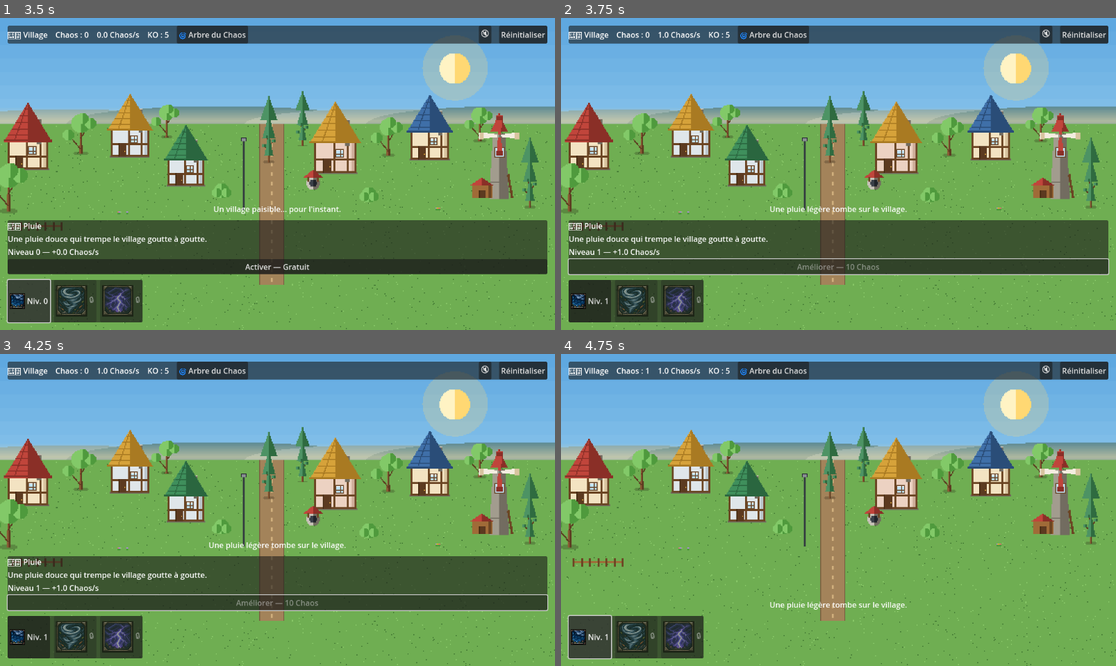
Above: before the commit, frames 1-4 (two rows, left to right).
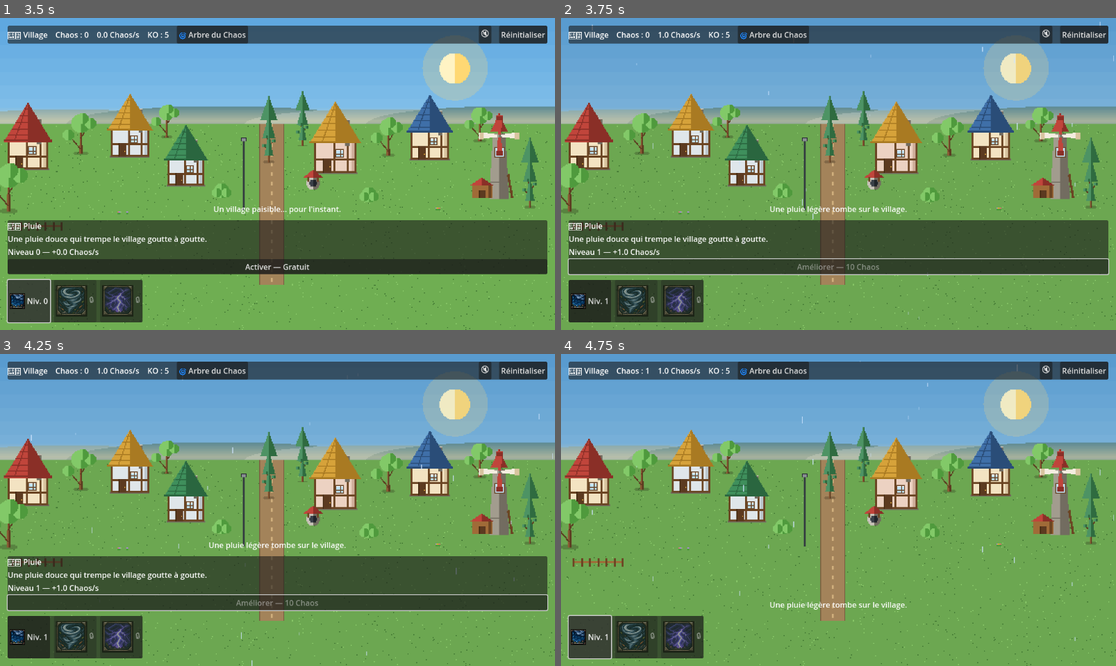
Above: after the commit, the same moments.

Repository: juanrobin09-stack/incrementale-godot
Game: Godot game, scene res://scenes/main.tscn
The game is run twice, just before and just after one commit, with the same random seed, the same clock (stepped at 60 frames per second) and the same inputs.
Inputs:
- Up to frame 1 (3.5 s): click "🌀 Arbre du Chaos" at 0.5 s; click "🔇" at 1.25 s; click "Réinitialiser" at 2 s; click "Niv. 0" at 2.75 s
- Up to frame 2 (3.75 s): click "Activer — Gratuit" at 3.5 s
- Up to frame 3 (4.25 s): no input
- Up to frame 4 (4.75 s): click "Niv. 1" at 4.25 s

Frame 1 is identical in both runs. In frame 2, less than 0.1% of the frame differs, in the area x 5-100%, y 1-97%; in frame 3, less than 0.1%; in frame 4, less than 0.1%, in the area x 5-100%, y 2-92%.

Commit message:
Ajoute la météo : pluie, éclair, teinte d'orage (ciel/sol)
Traduction fidèle de la partie de drawWeatherForeground() qui ne
dépend pas du moteur de vent (pluie, éclair) plus computeSkyStormT()/
computeStormShade() de render.js pour la teinte du ciel et du sol, et
la logique de déclenchement de l'éclair de maybeTriggerLightning() côté
script.js (palier d'orage + minuterie, bonus de l'Arbre du Chaos réduisant
l'intervalle) — état transitoire, jamais persisté, comme `runtime` dans
l'original.

- scripts/world/weather_layer.gd : pool de particules de pluie (positions/
  vitesses/tailles/alpha selon la profondeur, comme RAIN_DEPTH_* dans
  l'original), éclair (flash blanc + tracé du zigzag), dessiné au-dessus
  des entités
- scripts/world/background_layer.gd : ciel et sol interpolent maintenant
  vers leurs teintes d'orage selon les paliers réels de GameState ; le
  soleil s'estompe et disparaît passé un seuil (ctx.globalAlpha de
  l'original n'a pas d'équivalent direct dans les appels draw_*() de
  Godot, donc le fondu est multiplié dans chaque couleur à la main)

Rain/éclair simplifiés à vent nul pour cette passe (inclinaison de la
pluie et raccourcissement de l'intervalle d'éclair par rafale viendront
avec le moteur de vent) — ce qui correspond exactement à ce que les
formules de l'original donnent déjà quand wind.force=0.

Reste hors scope : nuages, rafales de vent, assombrissement en dégradé
+ vignette (polish visuel, pas la météo elle-même).

Pas encore vérifié — mais l'état de sauvegarde actuel du testeur (pluie
niveau 8, orage niveau 1) devrait rendre ça visible : palier de pluie 3/4,
teinte de ciel/sol d'orage à ~0.6–0.7.

Co-Authored-By: Claude Sonnet 5 <noreply@anthropic.com>
Claude-Session: https://claude.ai/code/session_016yAC6ssaf6BSe8MTXBU3RM

Diff:
--- a/scripts/world/background_layer.gd
+++ b/scripts/world/background_layer.gd
@@ -1,11 +1,12 @@
 class_name BackgroundLayer
 extends PixelDrawer
-## Sky (24-band gradient + sun — clouds and the storm color-shift are a
-## later weather-layer pass), hills, horizon haze, textured ground, and
-## the road. Direct translation of drawSky/drawHills/drawHorizonHaze/
-## drawGround/drawRoad from render.js. Storm tint is hardcoded to 0 for
-## this static-village pass — the original blends toward a darker sky
-## and grass as storm/rain rise, ported later alongside weather.
+## Sky (24-band gradient + sun), hills, horizon haze, textured ground,
+## and the road — direct translation of drawSky/drawHills/
+## drawHorizonHaze/drawGround/drawRoad from render.js, including the
+## storm-driven colour shift (computeSkyStormT/computeStormShade read
+## live from GameState's disaster stages, same formulas as the
+## original). Clouds, the storm darkening overlay, and the always-on
+## vignette are deferred — visual polish, not core weather.
 
 var logical_w: float
 var logical_h: float
@@ -36,28 +37,52 @@
 			"dark": seeded(i * 2.3) > 0.5,
 		})
 
+func _process(_delta: float) -> void:
+	queue_redraw()
+
+func _compute_sky_storm_t() -> float:
+	var storm_stage: float = float(GameState.compute_stage("storm"))
+	var rain_stage: float = float(GameState.compute_stage("rain"))
+	return min(1.0, (storm_stage / 2.0) * 0.85 + (rain_stage / 4.0) * 0.4)
+
+func _compute_storm_shade() -> float:
+	var storm_stage: float = float(GameState.compute_stage("storm"))
+	var rain_stage: float = float(GameState.compute_stage("rain"))
+	return min(1.0, (storm_stage / 2.0) * 0.7 + (rain_stage / 4.0) * 0.35)
+
 func _draw() -> void:
-	_draw_sky()
+	var storm_sky_t: float = _compute_sky_storm_t()
+	var storm_shade: float = _compute_storm_shade()
+	_draw_sky(storm_sky_t)
 	_draw_hills()
-	_draw_horizon_haze()
-	_draw_ground()
+	_draw_horizon_haze(storm_sky_t)
+	_draw_ground(storm_shade)
 	_draw_road()
 
-func _draw_sky() -> void:
-	var top: Color = Palette.c("skyTop")
-	var mid: Color = Palette.c("skyMid")
-	var horizon: Color = Palette.c("skyHorizon")
+func _draw_sky(storm_t: float) -> void:
+	var top: Color = Palette.c("skyTop").lerp(Palette.c("skyTopStorm"), storm_t)
+	var mid: Color = Palette.c("skyMid").lerp(Palette.c("skyMidStorm"), storm_t)
+	var horizon: Color = Palette.c("skyHorizon").lerp(Palette.c("skyHorizonStorm"), storm_t)
 	var band_h: float = ceil(logical_h / 24.0)
 	for i in range(24):
 		var p: float = float(i) / 23.0
 		var color: Color = top.lerp(mid, p / 0.6) if p < 0.6 else mid.lerp(horizon, (p - 0.6) / 0.4)
 		px_rect(0, i * band_h, logical_w, band_h + 1, color)
 
-	var sun_x: float = logical_w * 0.82
-	var sun_y: float = logical_h * 0.16
-	var r: float = max(6.0, logical_w * 0.028)
-	draw_circle(Vector2(sun_x, sun_y), r * 2.1, Color(1.0, 0.847, 0.451, 0.25))
-	px_circle(sun_x, sun_y, r, Palette.c("sun"), Palette.c("sunMid"))
+	if storm_t < 0.85:
+		var sun_x: float = logical_w * 0.82
+		var sun_y: float = logical_h * 0.16
+		var r: float = max(6.0, logical_w * 0.028)
+		# Original uses ctx.globalAlpha around this whole block — Godot's
+		# draw_*() calls have no ambient-alpha equivalent, so the fade has
+		# to be multiplied into every colour used here instead.
+		var fade: float = max(0.0, 1.0 - storm_t * 1.3)
+		draw_circle(Vector2(sun_x, sun_y), r * 2.1, Color(1.0, 0.847, 0.451, 0.25 * fade))
+		var sun_c: Color = Palette.c("sun")
+		var sun_mid_c: Color = Palette.c("sunMid")
+		px_circle(sun_x, sun_y, r,
+			Color(sun_c.r, sun_c.g, sun_c.b, fade),
+			Color(sun_mid_c.r, sun_mid_c.g, sun_mid_c.b, fade))
 
 func _draw_hills() -> void:
 	var w := logical_w
@@ -72,8 +97,8 @@
 ## renderer — the original explicitly wants this seam to fade rather
 ## than cut, so it's drawn as two vertex-colour-interpolated quads
 ## instead of pixel bands.
-func _draw_horizon_haze() -> void:
-	var haze_color: Color = Palette.c("skyHorizon")
+func _draw_horizon_haze(storm_t: float) -> void:
+	var haze_color: Color = Palette.c("skyHorizon").lerp(Palette.c("skyHorizonStorm"), storm_t)
 	var band_h: float = max(6.0, ground_top * 0.16)
 	var top_y: float = ground_top - band_h
 	var total_h: float = band_h * 1.5
@@ -90,8 +115,9 @@
 		PackedColorArray([opaque, opaque, transparent, transparent])
 	)
 
-func _draw_ground() -> void:
-	px_rect(0, ground_top, logical_w, ground_h, Palette.c("grassMid"))
+func _draw_ground(storm_shade: float) -> void:
+	var grass: Color = Palette.c("grassMid").lerp(Color("#4c5a44"), storm_shade)
+	px_rect(0, ground_top, logical_w, ground_h, grass)
 	var light: Color = Palette.c("grassLight")
 	var shadow: Color = Palette.c("grassShadow")
 	for d in _ground_texture:
--- /dev/null
+++ b/scripts/world/weather_layer.gd
@@ -0,0 +1,111 @@
+class_name WeatherLayer
+extends PixelDrawer
+## Rain and lightning — direct translation of the relevant parts of
+## drawWeatherForeground()/triggerLightning()/drawBolt() from render.js,
+## plus the lightning-scheduling logic from maybeTriggerLightning() in
+## script.js (storm-level + time driven, not wind-dependent — safe to
+## port ahead of the wind-physics engine). `_next_lightning_at` etc. are
+## deliberately transient/local state, never persisted, matching the
+## original's own `runtime` object.
+##
+## Wind-driven rain lean/speed-up and wind streaks are a later pass —
+## force is hardcoded to 0 here, which is exactly what the original's
+## own formulas reduce to when wind.force is 0 (rainAngle=0, speedMul=1).
+
+const RAIN_COUNT := 90
+const RAIN_DEPTH_SPEED := [0.6, 1.0, 1.55]
+const RAIN_DEPTH_LEN := [0.7, 1.0, 1.35]
+const RAIN_DEPTH_ALPHA := [0.4, 0.72, 1.0]
+const RAIN_STAGE_COUNTS := [0, 25, 50, 75, RAIN_COUNT]
+
+var logical_w: float
+var logical_h: float
+
+var _rain_particles: Array = []
+var _elapsed: float = 0.0
+var _next_lightning_at: float = -1.0
+var _lightning_until: float = -1.0
+var _bolt_seed: float = 0.0
+
+func setup(p_w: float, p_h: float) -> void:
+	logical_w = p_w
+	logical_h = p_h
+	_build_rain()
+
+func _build_rain() -> void:
+	_rain_particles.clear()
+	for i in range(RAIN_COUNT):
+		var depth: int = i % 3
+		_rain_particles.append({
+			"x": seeded(i) * logical_w,
+			"y": seeded(i + 99) * logical_h,
+			"speed": (90.0 + seeded(i + 5) * 60.0) * RAIN_DEPTH_SPEED[depth],
+			"len": (3.0 + seeded(i + 3) * 3.0) * RAIN_DEPTH_LEN[depth],
+			"alpha": RAIN_DEPTH_ALPHA[depth],
+			"fallen": 0.0,
+		})
+
+func _process(delta: float) -> void:
+	_elapsed += delta
+	_update_rain(delta)
+	_maybe_trigger_lightning()
+	queue_redraw()
+
+func _update_rain(delta: float) -> void:
+	if GameState.compute_stage("rain") <= 0:
+		return
+	for p in _rain_particles:
+		p["fallen"] += p["speed"] * delta
+
+func _maybe_trigger_lightning() -> void:
+	var storm: Dictionary = GameState.state.disasters["storm"]
+	if not storm["unlocked"] or storm["level"] <= 0:
+		return
+	if _next_lightning_at < 0.0:
+		_next_lightning_at = _elapsed + 3.0
+	if _elapsed >= _next_lightning_at:
+		_lightning_until = _elapsed + 0.5
+		_bolt_seed = randf() * 1000.0
+		var boosted: bool = GameState.has_lightning_boost()
+		var min_gap: float = 1.8 if boosted else 3.0
+		var range_: float = 3.5 if boosted else 6.0
+		_next_lightning_at = _elapsed + min_gap + randf() * range_
+
+func _draw() -> void:
+	_draw_rain()
+	_draw_lightning()
+
+func _draw_rain() -> void:
+	var stage: int = GameState.compute_stage("rain")
+	if stage <= 0:
+		return
+	var count: int = RAIN_STAGE_COUNTS[stage]
+	var base_alpha: float = 0.8
+	var rain_color: Color = Color(206.0 / 255.0, 228.0 / 255.0, 255.0 / 255.0, base_alpha)
+	for i in range(count):
+		var p: Dictionary = _rain_particles[i]
+		var y: float = fmod(p["y"] + p["fallen"], logical_h)
+		var x: float = p["x"]
+		var color: Color = Color(rain_color.r, rain_color.g, rain_color.b, rain_color.a * p["alpha"])
+		draw_line(Vector2(x, y), Vector2(x, y + p["len"]), color, 1.0)
+
+func _draw_lightning() -> void:
+	if _lightning_until <= _elapsed:
+		return
+	var remain: float = _lightning_until - _elapsed
+	var alpha: float = clamp(remain / 0.5, 0.0, 0.85)
+	draw_rect(Rect2(0, 0, logical_w, logical_h), Color(1, 1, 1, alpha))
+	_draw_bolt(alpha)
+
+func _draw_bolt(alpha: float) -> void:
+	var x0: float = logical_w * (0.35 + seeded(_bolt_seed) * 0.3)
+	var points := PackedVector2Array()
+	var x: float = x0
+	var y: float = 0.0
+	points.append(Vector2(x, y))
+	var segs: int = 6
+	for i in range(1, segs + 1):
+		y = (logical_h * 0.5) * (float(i) / segs)
+		x += (seeded(_bolt_seed + i) - 0.5) * 18.0
+		points.append(Vector2(x, y))
+	draw_polyline(points, Color(255.0 / 255.0, 249.0 / 255.0, 214.0 / 255.0, alpha), 2.0)
--- a/scripts/world/world_scene.gd
+++ b/scripts/world/world_scene.gd
@@ -8,8 +8,10 @@
 ## painter's algorithm — Godot draws y-sorted children back-to-front by
 ## position.y natively, and every sprite here is anchored at its own
 ## ground-contact point, so sorting by position.y is exactly sorting by
-## the original's `sortY`. Weather, wind physics, and damage states are
-## later passes — see the individual sprite scripts.
+## the original's `sortY`. WeatherLayer (rain/lightning) draws after
+## entities, on top, matching the original's foreground weather pass.
+## Wind physics and damage states are a later pass — see the individual
+## sprite scripts.
 
 var entities: Node2D
 
@@ -37,6 +39,10 @@
 	_add_houses(gx, gy, u)
 	_add_trees(gx, gy, u)
 	_add_decor(gx, gy, ground_h, u)
+
+	var weather := WeatherLayer.new()
+	add_child(weather)
+	weather.setup(logical_w, logical_h)
 
 func _add_houses(gx: Callable, gy: Callable, u: float) -> void:
 	var defs := [
Not shown, changed: README.md
